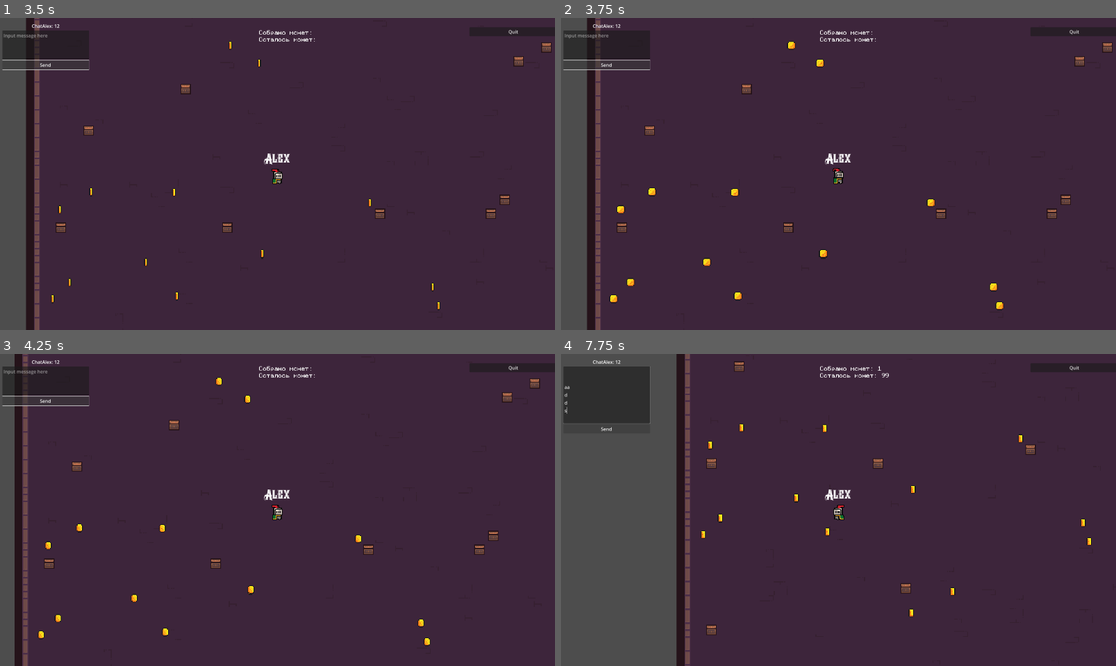
Above: before the commit, frames 1-4 (two rows, left to right).
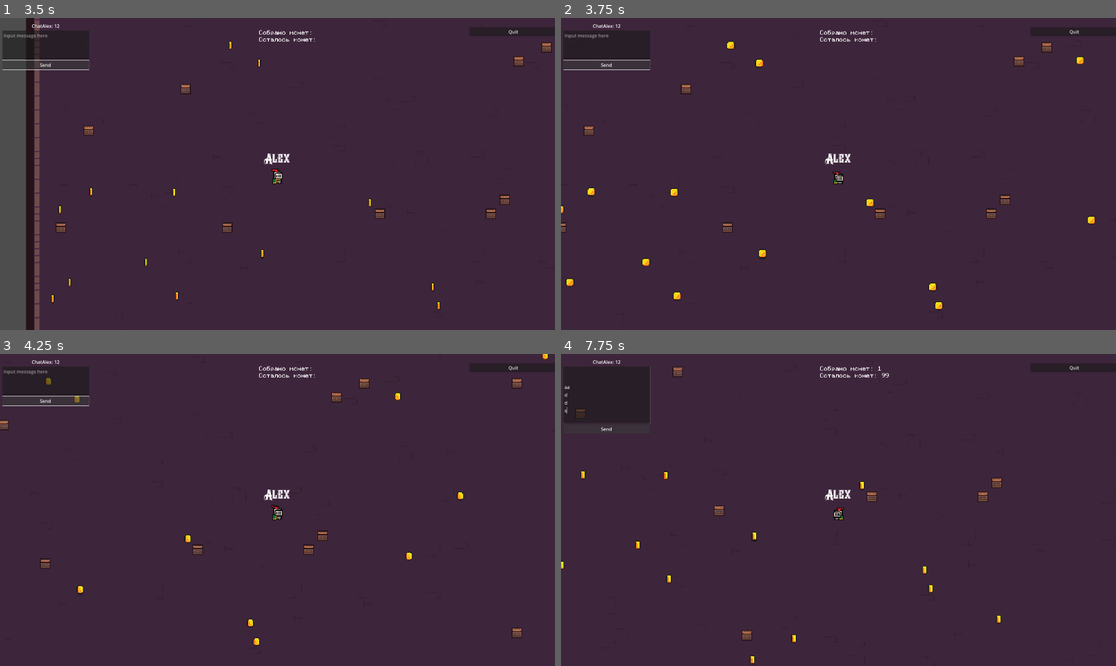
Above: after the commit, the same moments.

Repository: alnikyur/net_sandbox
Game: Godot game, scene res://scenes/ui/main_ui.tscn
The game is run twice, just before and just after one commit, with the same random seed, the same clock (stepped at 60 frames per second) and the same inputs. Sound files missing from this copy of the repository are replaced by a short silence.
Inputs (mouse positions are in pixels of both pictures, inside the frame that each line leads up to):
- Up to frame 1 (3.5 s): click (277, 164) at 0.52 s; type "12" at 0.6 s; click (277, 174) at 0.75 s; type "Alex" at 0.83 s; click "Start server" at 1.25 s; click (44, 46) at 2.02 s; type "12" at 2.1 s; click "Send" at 2.75 s
- Up to frame 2 (3.75 s): tap Enter (ui_accept) at 3.5 s; hold Right (ui_right) from 3.53 s (still down); hold A (A) from 3.53 s (still down)
- Up to frame 3 (4.25 s): keep holding Right (ui_right); keep holding A (A); tap Enter (ui_accept) at 3.77, 4.07 s; tap D (D) at 3.8 s
- Up to frame 4 (7.75 s): release Right (ui_right) at 4.28 s; release A (A) at 4.28 s; hold Down (ui_down) 4.28-5.03 s; tap D (D) at 4.35, 6.8, 7.35 s; tap Enter (ui_accept) at 4.52, 4.82, 5.3, 5.85, 6.02, 6.32, 6.77, 7.07, 7.52 s; tap S (S) at 4.55, 7.55 s; hold Right (ui_right) 5.03-5.78 s; hold S (S) 5.03-5.78 s; hold Up (ui_up) 5.78-6.53 s; tap A (A) at 6.05 s; hold A (A) 6.53-7.28 s; hold Left (ui_left) from 6.53 s (still down)

Frame 1 is identical in both runs. In frame 2, 7.7% of the frame differs, in the area x 0-100%, y 0-100%; in frame 3, 5.7%; in frame 4, 21%, in the area x 0-96%, y 0-100%.

Commit message:
Add roll

Diff:
--- a/scenes/items/coin.gd
+++ b/scenes/items/coin.gd
@@ -7,33 +7,37 @@
 
 signal coin_picked(amount: int, player_id: int, coin_node: NodePath)
 
-
-
-# Called when the node enters the scene tree for the first time.
 func _ready():
 	animated_sprite_2d.play("coin_spin")
-
-
-# Called every frame. 'delta' is the elapsed time since the previous frame.
-func _process(delta):
-	pass
-
 
 func _on_body_entered(body):
 	if body.is_in_group("Player") and not collected:
 		collected = true
-		coin_picked.emit(1, body.get_multiplayer_authority(), get_path())
+		var player_id = body.get_multiplayer_authority()
+		coin_picked.emit(1, player_id, get_path())
 
-		# Запускаем звук
-		coin_pickup_sound.play()
+		# ✅ Локально воспроизводим звук, даже если сервер один
+		play_coin_sound()
 
-		# Отключаем коллизии, чтобы игрок не мог снова взаимодействовать
+		# ✅ Если сервер - отправляем RPC клиентам (если они есть)
+		if multiplayer.is_server():
+			rpc("play_coin_sound")
+
+		# Отключаем коллизии
 		set_deferred("monitoring", false)
 		set_deferred("monitorable", false)
 
-		# Скрываем монету, но не удаляем сразу
+		# Скрываем монету
 		animated_sprite_2d.visible = false
 
 		# Ждем завершения звука перед удалением
 		await coin_pickup_sound.finished
 		queue_free()
+
+@rpc("any_peer", "reliable")
+func play_coin_sound():
+	if coin_pickup_sound and coin_pickup_sound.stream:
+		print("🔊 Воспроизведение звука подбора монеты")
+		coin_pickup_sound.play()
+	else:
+		print("⚠ Ошибка: У CoinPickupSound нет аудиофайла!")
--- a/scenes/player/player.gd
+++ b/scenes/player/player.gd
@@ -1,26 +1,26 @@
 extends CharacterBody2D
 
 @export var move_speed: float = 200.0
-@onready var name_label = $NameLabel # Узел для отображения имени
+@onready var name_label = $NameLabel
 
 var player_name: String = "Player"
+var is_rolling = false
 
 @export var player_id: int
 @onready var coin_label = $CanvasLayer/CoinLabel
 
-var coins_collected: int = 0  # Личный счетчик монет
+var coins_collected: int = 0
 
 @rpc("any_peer")
 func set_player_name(new_name: String):
 	if player_name == new_name:
-		return # Если имя не изменилось, ничего не делаем
+		return
 	player_name = new_name
 	name_label.text = new_name
 	print("set_player_name вызван. Новое имя:", new_name, " (Authority: ", get_multiplayer_authority(), ")")
 
 @rpc("any_peer", "unreliable")
 func update_state(animation: String, flip_h: bool, position: Vector2):
-	# Обновляем анимацию, направление и позицию для клиентов, не являющихся владельцами
 	if not is_multiplayer_authority():
 		$AnimatedSprite2D.play(animation)
 		$AnimatedSprite2D.flip_h = flip_h
@@ -31,19 +31,25 @@
 		name_label.text = player_name
 	print("Player ready. Authority: ", get_multiplayer_authority(), " Is mine: ", is_multiplayer_authority())
 
-	# Активируем камеру только для локального игрока
 	if is_multiplayer_authority():
 		$Camera2D.make_current()
 		print("Камера активирована для локального игрока.")
 
 func _process(delta):
-	if is_multiplayer_authority(): # Только владелец управляет узлом
+	if is_multiplayer_authority():
+		if is_rolling:
+			return
+
 		var input_direction = Vector2.ZERO
 		input_direction.x += Input.get_action_strength("ui_right") - Input.get_action_strength("ui_left")
 		input_direction.y += Input.get_action_strength("ui_down") - Input.get_action_strength("ui_up")
 		input_direction.x += Input.get_action_strength("D") - Input.get_action_strength("A")
 		input_direction.y += Input.get_action_strength("S") - Input.get_action_strength("W")
 		input_direction = input_direction.normalized()
+
+		if Input.is_action_just_pressed("ui_accept"):
+			roll()
+			return
 
 		velocity = input_direction * move_speed
 		move_and_slide()
@@ -60,6 +66,37 @@
 		# Рассылаем состояние другим клиентам
 		rpc("update_state", $AnimatedSprite2D.animation, $AnimatedSprite2D.flip_h, position)
 
+func roll():
+	if is_rolling:
+		return  # Если уже в перекате, не запускаем второй раз
+
+	is_rolling = true  # Блокируем управление
+	var roll_direction = velocity.normalized()  # Используем текущее направление
+
+	if roll_direction == Vector2.ZERO:
+		roll_direction = Vector2.RIGHT if not $AnimatedSprite2D.flip_h else Vector2.LEFT  # Если стоим - катимся вправо/влево
+
+	$AnimatedSprite2D.play("roll")  # Запускаем анимацию
+
+	# Ускоряем персонажа на время переката
+	var roll_speed = move_speed * 1.5  # Можно настроить множитель скорости
+	var roll_time = 0.5  # Длительность переката (сек)
+
+	var timer = Timer.new()
+	timer.wait_time = roll_time
+	timer.one_shot = true
+	add_child(timer)
+	timer.start()
+
+	# Двигаем персонажа во время переката
+	while timer.time_left > 0:
+		velocity = roll_direction * roll_speed
+		move_and_slide()
+		await get_tree().process_frame  # Ждем один кадр
+
+	# После завершения таймера возвращаем управление
+	is_rolling = false
+	timer.queue_free()
 
 func collect_coin(amount: int):
 	coins_collected += amount
